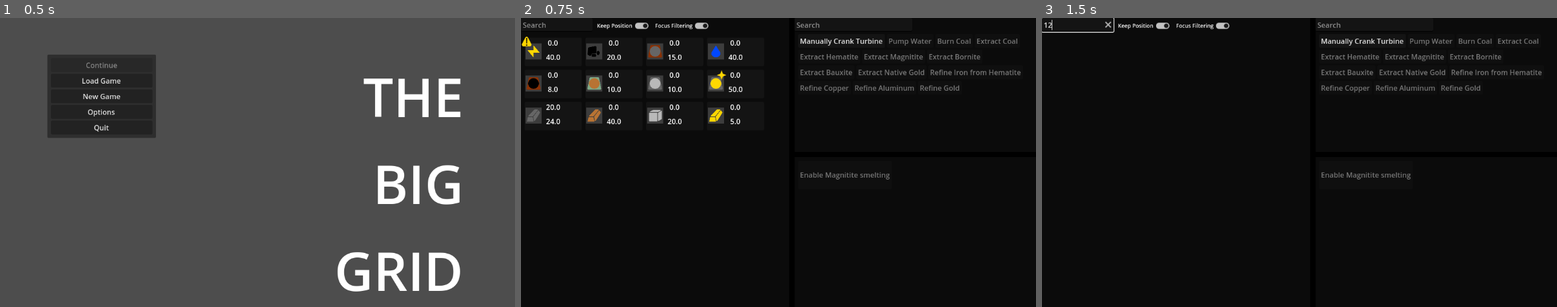
Above: before the commit, frames 1-3 (left to right).
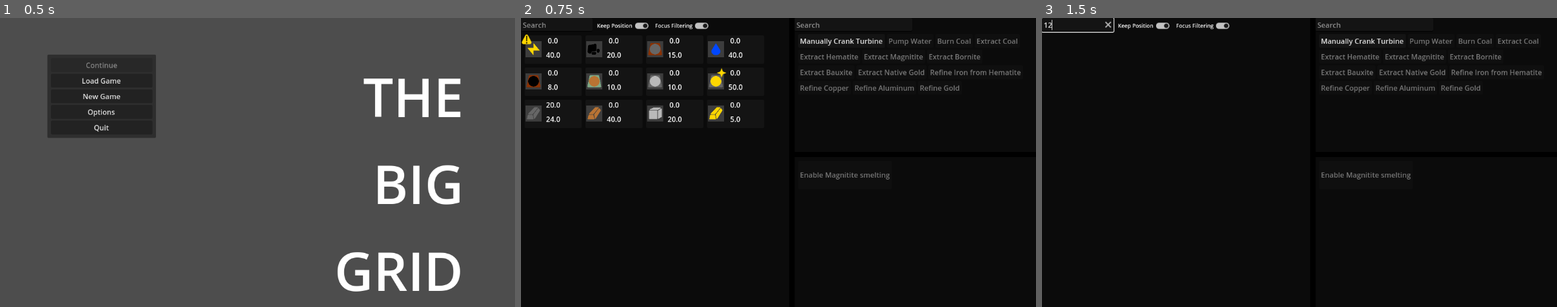
Above: after the commit, the same moments.

Repository: Carth501/The-Big-Grid
Game: Godot game, scene res://scenes/MainMenu.tscn
Same seed, same stepped clock (60 frames per second), same inputs: the game is played once before the commit and once after it.
Inputs (mouse positions are in pixels of both pictures, inside the frame that each line leads up to):
- Up to frame 1 (0.5 s): no input
- Up to frame 2 (0.75 s): click "New Game" at 0.5 s
- Up to frame 3 (1.5 s): click (1078, 23) at 1.27 s; type "12" at 1.35 s

Frame 1 is identical in both runs. In frame 2, 2.2% of the frame differs, in the area x 0-44%, y 5-37%; in frame 3, nothing differs.

Commit message:
create container with header script

Diff:
--- a/scenes/Game.tscn
+++ b/scenes/Game.tscn
@@ -1,6 +1,7 @@
-[gd_scene load_steps=16 format=3 uid="uid://c7robvmy3qjic"]
+[gd_scene load_steps=17 format=3 uid="uid://c7robvmy3qjic"]
 
 [ext_resource type="Script" path="res://scripts/GameController.gd" id="1_kvsp4"]
+[ext_resource type="Script" path="res://scripts/ContainerWithHeader.gd" id="2_46l8s"]
 [ext_resource type="Script" path="res://scripts/display/SupplyCollectionDisplay.gd" id="2_iwxov"]
 [ext_resource type="Script" path="res://scripts/display/ActionPanel.gd" id="3_n23ff"]
 [ext_resource type="Script" path="res://scripts/display/ActionView.gd" id="3_y50x7"]
@@ -42,10 +43,13 @@
 grow_vertical = 2
 split_offset = 600
 
-[node name="SupplyBackground" type="ColorRect" parent="Display/MiddleSplit"]
+[node name="SupplyBackground" type="ColorRect" parent="Display/MiddleSplit" node_paths=PackedStringArray("header", "body")]
 clip_contents = true
 layout_mode = 2
 color = Color(0.0431373, 0.0431373, 0.0431373, 1)
+script = ExtResource("2_46l8s")
+header = NodePath("HFlowContainer")
+body = NodePath("SupplyScrollContainer")
 
 [node name="SupplyScrollContainer" type="ScrollContainer" parent="Display/MiddleSplit/SupplyBackground"]
 layout_mode = 1
@@ -372,6 +376,7 @@
 layout_mode = 2
 text = "Quit"
 
+[connection signal="resized" from="Display/MiddleSplit/SupplyBackground" to="Display/MiddleSplit/SupplyBackground" method="_on_resized"]
 [connection signal="text_changed" from="Display/MiddleSplit/SupplyBackground/HFlowContainer/SupplySearch" to="Logic/FilterForeman" method="set_search_filter"]
 [connection signal="toggled" from="Display/MiddleSplit/SupplyBackground/HFlowContainer/KeepPositionControl/KeepPositionToggle" to="Logic/OptionsOverseer" method="set_keep_positions"]
 [connection signal="toggled" from="Display/MiddleSplit/SupplyBackground/HFlowContainer/FocusFilteringControl/FocusFilteringToggle" to="Logic/OptionsOverseer" method="set_focus_filtering"]
--- /dev/null
+++ b/scripts/ContainerWithHeader.gd
@@ -0,0 +1,8 @@
+extends Control
+
+@export var header : Control
+@export var body : Control
+
+func _on_resized() -> void:
+	var header_height = header.size.y
+	body.offset_top = header_height
